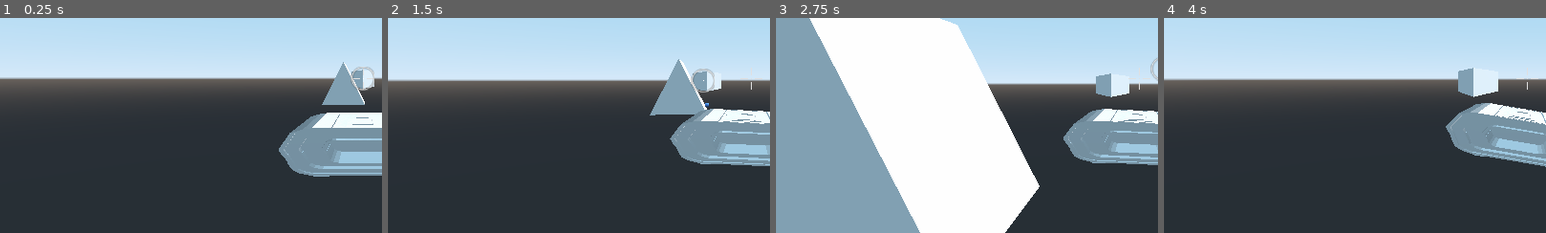
Above: before the commit, frames 1-4 (left to right).
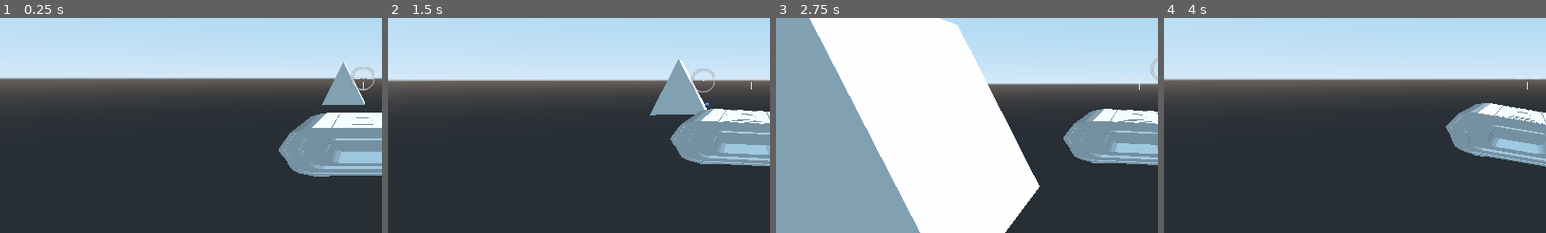
Above: after the commit, the same moments.

Repository: marrameu/Naus
Game: Godot game, scene res://Level.tscn
Two runs of this game, one before a commit and one after it. Both use one fixed random seed, a clock stepped at 60 frames per second and the inputs below. Sound files missing from this copy of the repository are replaced by a short silence.
Inputs (mouse positions are % of the whole screen's width and height, from its top left):
- Up to frame 1 (0.25 s): no input
- Up to frame 2 (1.5 s): tap Enter at 0.5 s; move the mouse to (55, 50) at 0.52 s; hold W (move_forward) from 0.53 s (still down); click (55, 50) at 0.6 s; move the mouse to (45, 50) at 1.27 s; right-click (45, 50) at 1.35 s
- Up to frame 3 (2.75 s): keep holding W (move_forward); move the mouse to (52, 48) at 2.02 s; hold K from 2.03 s (still down)
- Up to frame 4 (4 s): keep holding W (move_forward); move the mouse to (49, 52) at 2.77 s; release K at 2.78 s; click (49, 52) at 2.85 s; move the mouse to (57, 51) at 3.52 s; right-click (57, 51) at 3.6 s
The pictures show only the part of the screen within x 2-52%, y 36-86%; the shares and areas given below are measured in that part.

The runs differ from the first frame. In frame 1, 0.3% of the frame differs, in the area x 92-98%, y 24-33%; in frame 2, 0.5%; in frame 3, 0.6%; in frame 4, 0.9%, in the area x 77-88%, y 23-37%.

Commit message:
Solve merge request conflicts

Diff:
--- a/Level.tscn
+++ b/Level.tscn
@@ -3,15 +3,16 @@
 [ext_resource path="res://Ship.tscn" type="PackedScene" id=1]
 [ext_resource path="res://ShipCamera.gd" type="Script" id=2]
 [ext_resource path="res://src/Asteroid.tscn" type="PackedScene" id=3]
-[ext_resource path="res://src/PauseMenu.tscn" type="PackedScene" id=4]
+[ext_resource path="res://BigShip.tscn" type="PackedScene" id=4]
+[ext_resource path="res://src/PauseMenu.tscn" type="PackedScene" id=5]
 
 [sub_resource type="PrismMesh" id=1]
 size = Vector3( 50, 50, 50 )
 
-[sub_resource type="PrismMesh" id=2]
-size = Vector3( 200, 500, 100 )
+[node name="Level" type="Spatial"]
 
-[node name="Level" type="Spatial"]
+[node name="BigShip" parent="." instance=ExtResource( 4 )]
+transform = Transform( 1, 0, 0, 0, 1, 0, 0, 0, 1, -2441.38, 0, 0 )
 
 [node name="Ship" parent="." instance=ExtResource( 1 )]
 
@@ -31,20 +32,10 @@
 mesh = SubResource( 1 )
 material/0 = null
 
-[node name="MeshInstance2" type="MeshInstance" parent="."]
-transform = Transform( 1, 0, 0, 0, -4.37114e-08, 1, 0, -1, -4.37114e-08, 0, 0, 1848.95 )
-mesh = SubResource( 2 )
-material/0 = null
-
-[node name="MeshInstance3" type="MeshInstance" parent="."]
-transform = Transform( -1, -8.9407e-08, -3.55271e-15, 0, -4.37114e-08, 1, -8.9407e-08, 1, 4.37114e-08, 0, 0, -1048.57 )
-mesh = SubResource( 2 )
-material/0 = null
-
 [node name="Asteroide" parent="." instance=ExtResource( 3 )]
 transform = Transform( 0.488834, 0, 0.872377, 0.0738027, 0.996415, -0.0413552, -0.869249, 0.0845996, 0.487082, 1531.67, 0, 0 )
 
-[node name="PauseMenu" parent="." instance=ExtResource( 4 )]
+[node name="PauseMenu" parent="." instance=ExtResource( 5 )]
 
 [node name="DirectionalLight" type="DirectionalLight" parent="."]
 transform = Transform( 0.817007, 0.103469, -0.567268, 0.504482, 0.348209, 0.790094, 0.279278, -0.931689, 0.232291, 0, 57.0278, 0 )
